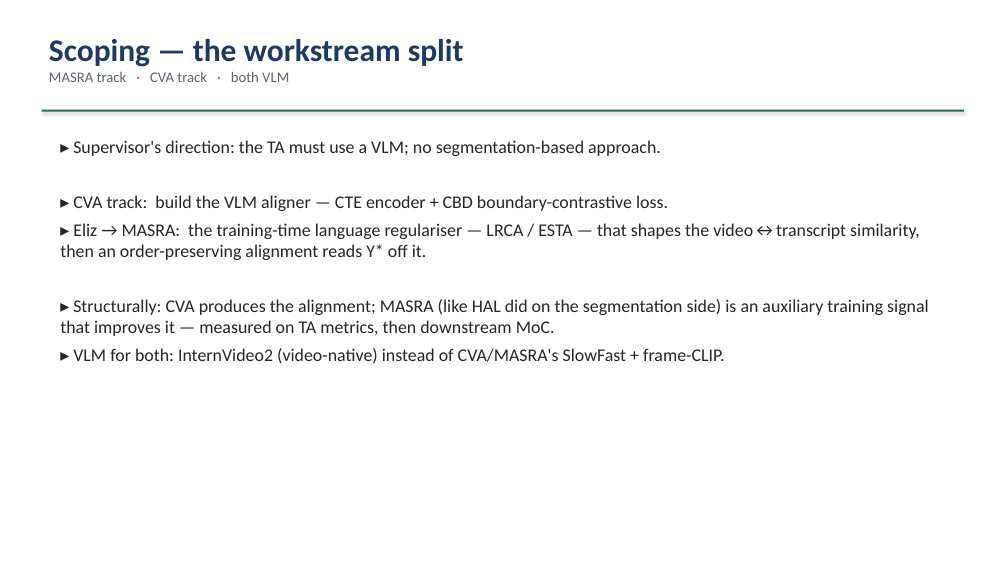
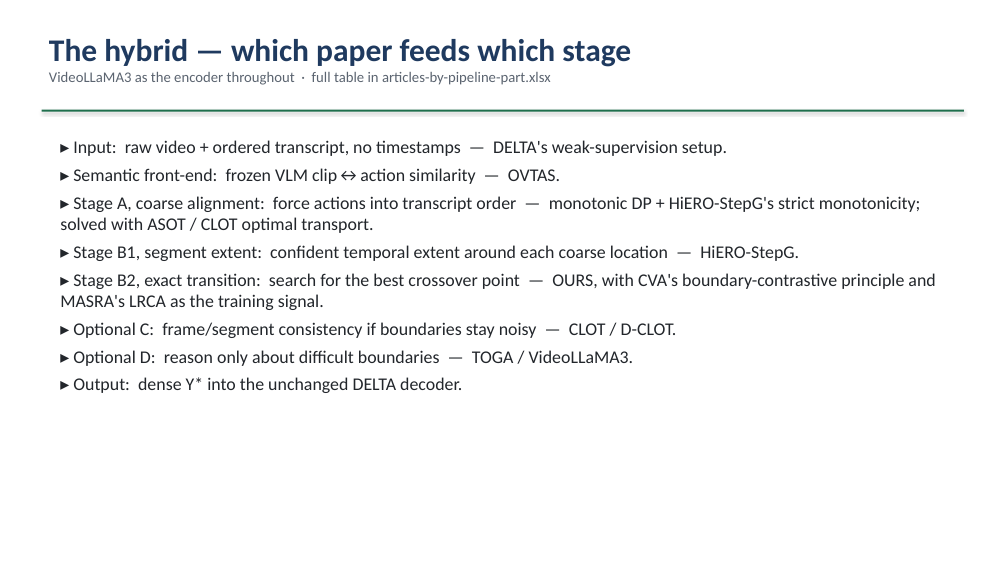
Before and after one commit to epayaslii/DELTA, a slide deck: slide 12 of slides/DELTA_progress.pptx. Drawn at 1008x567 pixels with LibreOffice and Linux fonts; fonts in the diff are those of the drawing. Boxes give left, top, right and bottom in pixels: in the first picture for what was removed or moved away, otherwise in the second. Text is boxed around its words. In the diff, an @@ line names an element or a change of style, - is before the commit and + after.

Commit message:
Reframe the deck around the hybrid method, not the HAL->MASRA pivot
The deck still described the direction as "pivot to MASRA, MASRA track / CVA
track", which the hybrid superseded. Slide 4 now presents the actual pipeline
(semantic front-end -> coarse ordered alignment -> local boundary search ->
contrastive refinement, with optional fallbacks) and states that no single
paper covers weak supervision x VLM x ordered transcript alignment, so each
stage borrows the piece that fits.

Slide 12 replaced with the stage-by-stage source map: OVTAS, HiERO-StepG,
ASOT/CLOT, ours, CVA + MASRA, CLOT/D-CLOT, TOGA/VideoLLaMA3, DELTA.

Also swapped the stale "raw video unavailable" blocker for GPU access.

```diff
--- a/slides/DELTA_progress.pptx
+++ b/slides/DELTA_progress.pptx
@@ text at [49, 39, 631, 85]: text changed @@
-Scoping — the workstream split
-MASRA track · CVA track · both VLM
+The hybrid — which paper feeds which stage
+VideoLLaMA3 as the encoder throughout · full table in articles-by-pipeline-part.xlsx
@@ text at [60, 140, 935, 393]: text changed @@
-▸ Supervisor's direction: the TA must use a VLM; no segmentation-based approach.
-▸ CVA track: build the VLM aligner — CTE encoder + CBD boundary-contrastive loss.
-▸ Eliz → MASRA: the training-time language regulariser — LRCA / ESTA — that shapes the video↔transcript similarity, then an order-preserving alignment reads Y* off it.
-▸ Structurally: CVA produces the alignment; MASRA (like HAL did on the segmentation side) is an auxiliary training signal that improves it — measured on TA metrics, then downstream MoC.
-▸ VLM for both: InternVideo2 (video-native) instead of CVA/MASRA's SlowFast + frame-CLIP.
+▸ Input: raw video + ordered transcript, no timestamps — DELTA's weak-supervision setup.
+▸ Semantic front-end: frozen VLM clip↔action similarity — OVTAS.
+▸ Stage A, coarse alignment: force actions into transcript order — monotonic DP + HiERO-StepG's strict monotonicity; solved with ASOT / CLOT optimal transport.
+▸ Stage B1, segment extent: confident temporal extent around each coarse location — HiERO-StepG.
+▸ Stage B2, exact transition: search for the best crossover point — OURS, with CVA's boundary-contrastive principle and MASRA's LRCA as the training signal.
+▸ Optional C: frame/segment consistency if boundaries stay noisy — CLOT / D-CLOT.
+▸ Optional D: reason only about difficult boundaries — TOGA / VideoLLaMA3.
+▸ Output: dense Y* into the unchanged DELTA decoder.
```
Also in this commit, not shown: 3 other slides changed, 1 other file.
